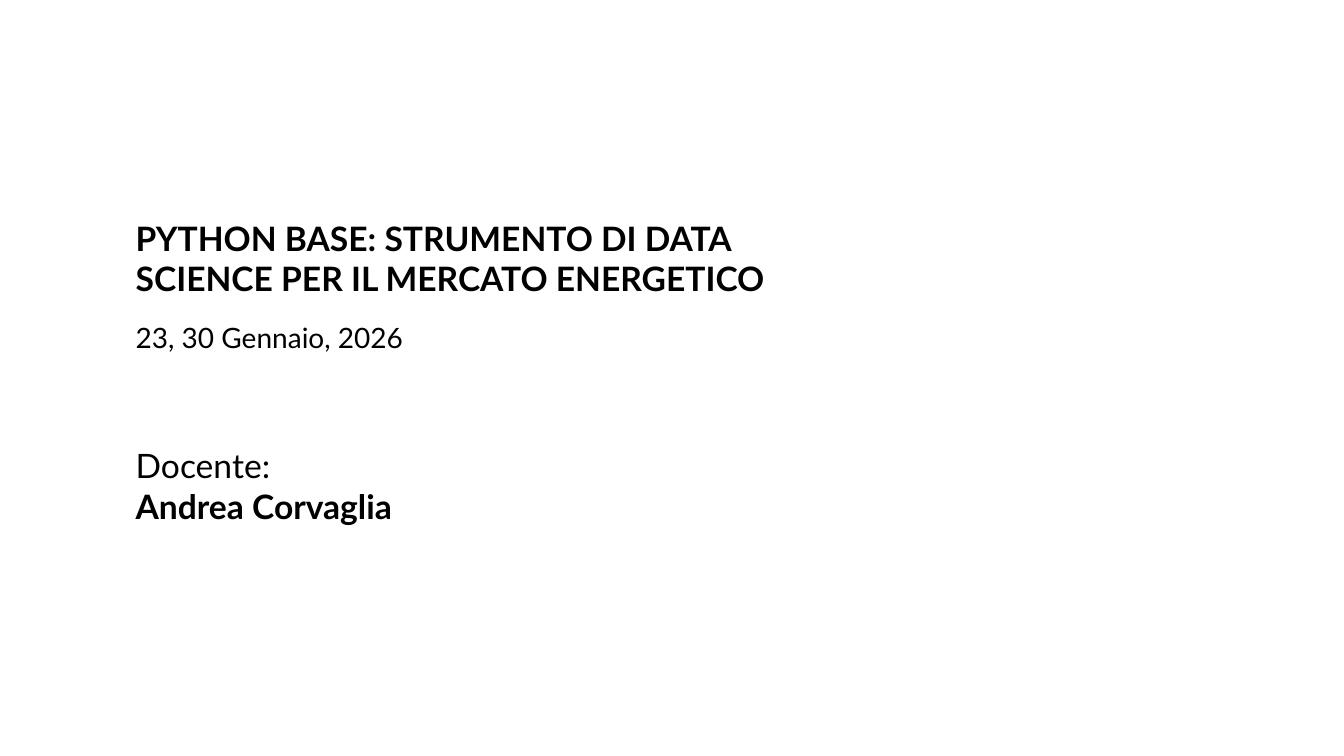
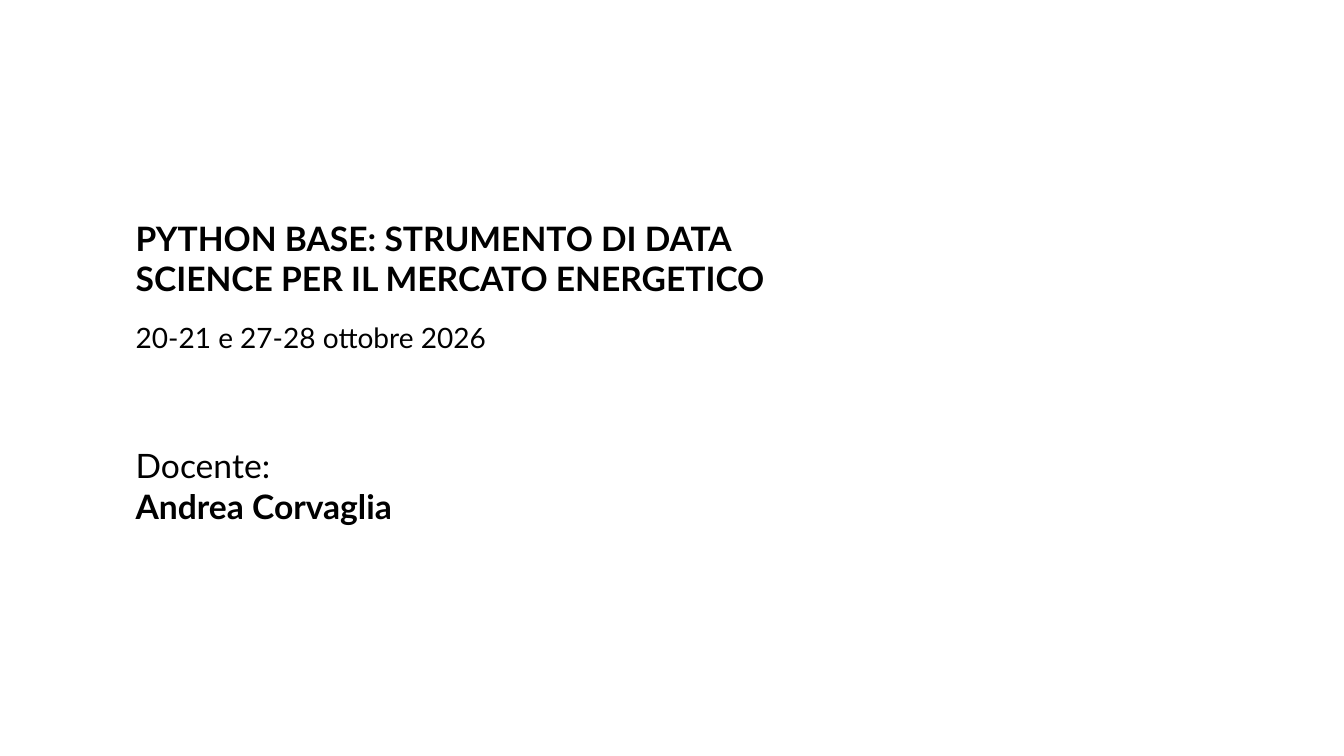
Before and after one commit to AndreaCorvaglia0/python-base-utilities, a slide deck: slide 1 of Slides/Presentazione_python_base.pptx. Drawn at 1344x756 pixels with LibreOffice and Linux fonts; fonts in the diff are those of the drawing; background and template pictures are left out. Boxes give left, top, right and bottom in pixels: in the first picture for what was removed or moved away, otherwise in the second. Text is boxed around its words. In the diff, an @@ line names an element or a change of style, - is before the commit and + after.

```diff
--- a/Slides/Presentazione_python_base.pptx
+++ b/Slides/Presentazione_python_base.pptx
@@ text at (x1=136, y1=327, x2=486, y2=349): text changed @@
-23, 30 Gennaio, 2026
+20-21 e 27-28 ottobre 2026
```
Also in this commit, not shown: 2 other slides changed, 43 other files.
